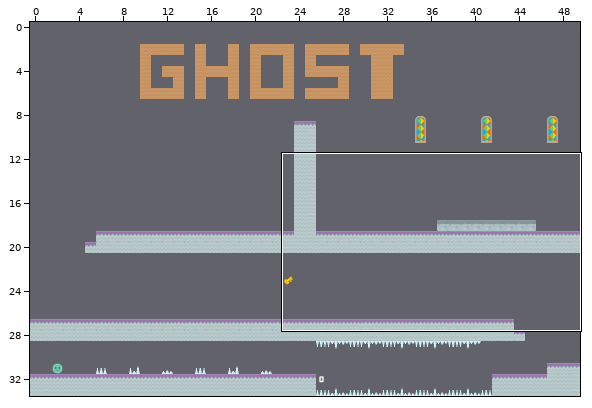
An edit to a level. Tiled map (JSON), assets/levels/level3.json. The picture above shows the old version from afar; the outline marks the close-up.
Close-up. First the earlier version:
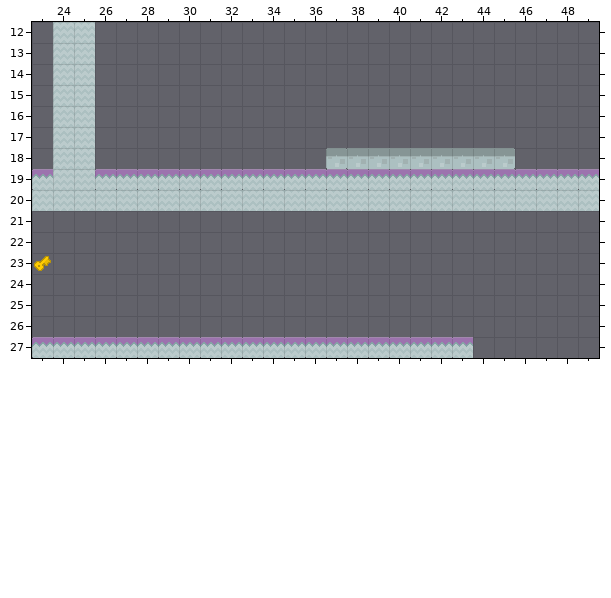
Cells are 21x21 px. Shown: x 23..49, y 12..27. The commit also changed other parts of the map, which this record leaves out.
Once edited:
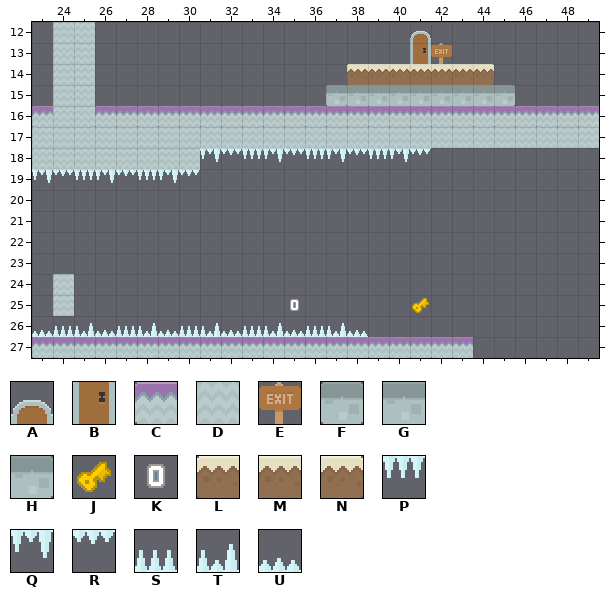
Key: from "Tileset": A 166, B 167, C 182, D 212, E 253, F 301, G 303, H 304, J 403, K 434, L 556, M 557, N 558, P 570, Q 571, R 572, S 573, T 574, U 575.
_ is an empty cell, . an unchanged one.
Objects are placed by their top-left corner, in cells (3,4 is the top-left corner of cell 3,4); size is 1x1 cell unless given.
The edit:
--- layer "Platforms"
@@ x 23..49 @@
-12 .................._........
-13 ..................__.......
-14 ..............._______.....
-15 .............._________....
-16 _..________________________
-17 _..________________________
-18 _..___________FGGGGGGGH....
-19 CDDCCCCCCCCCCCCCCCCCCCCCCCC
-20 DDDDDDDDDDDDDDDDDDDDDDDDDDD
+12 ..................A........
+13 ..................BE.......
+14 ...............LMMMMMN.....
+15 ..............FGGGGGGGH....
+16 C..CCCCCCCCCCCCCCCCCCCCCCCC
+17 D..DDDDDDDDDDDDDDDDDDDDDDDD
+18 D..DDDDDQRPQRPQRPQR____....
+19 QRPQRPQR___________________
+20 ___________________________
@@ x 23..38 @@
-24 ._..............
-25 ._..............
-26 ________________
+24 .D..............
+25 .D..............
+26 USTUSTUSTUSTUSTU
--- layer "Keys"
-J "Key" at 23,23
+J "Key" at 41,25
--- layer "Platforms #2"
+K "mid_1" at 35,25
